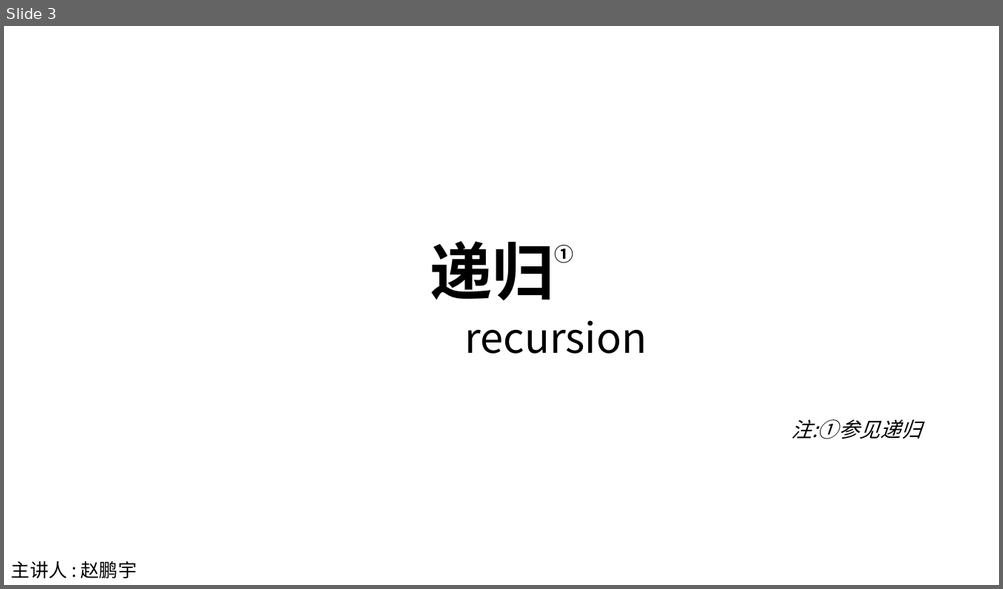
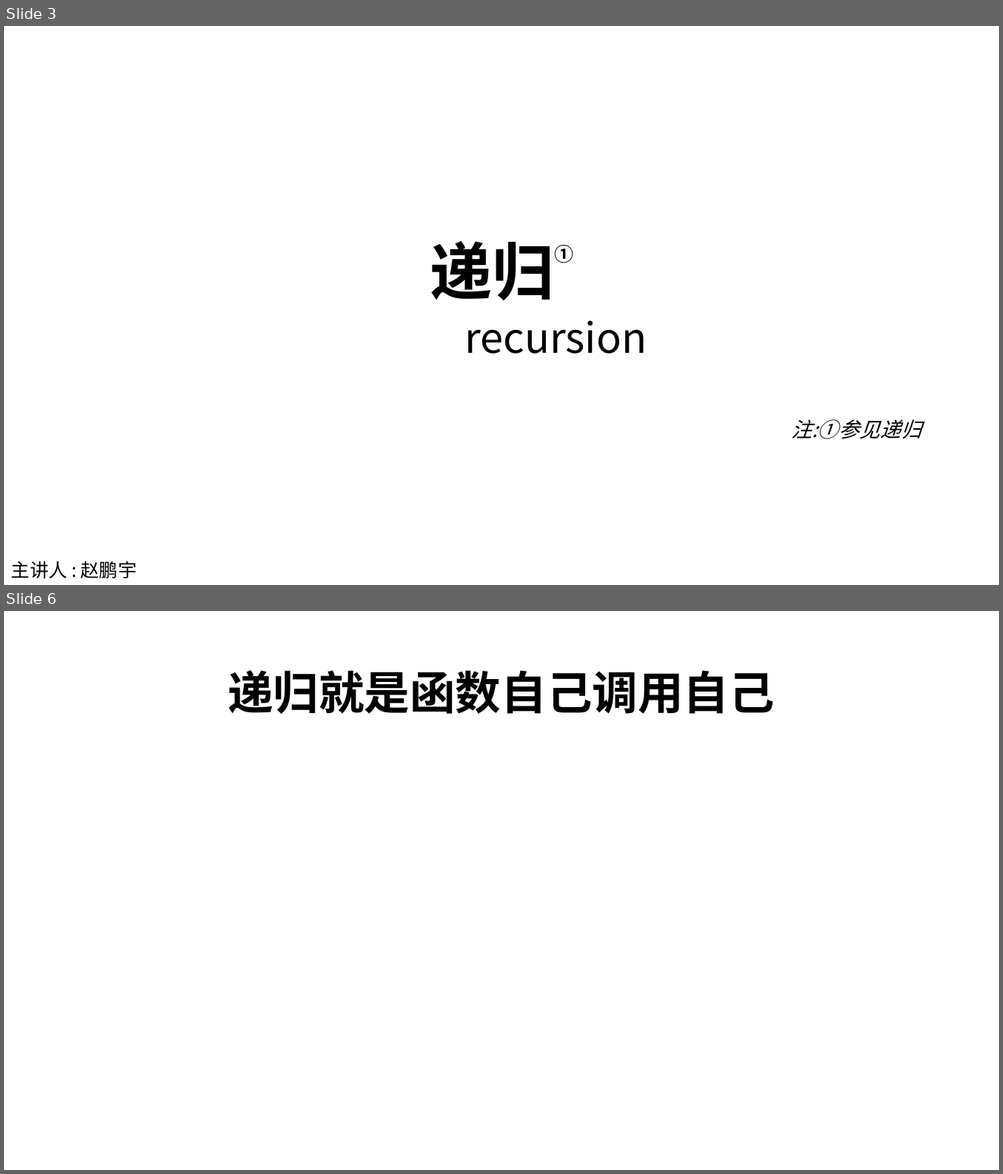
Before and after one commit to ZPYhiahiahia/nxjb-recursion-src, a slide deck: 递归.pptx. Shown one above the other, each under a label of ours: slide 3 before the commit, slides 3 and 6 after it; the slides between them are not shown. The pictures are 1003x589 and 1003x1174 pixels, drawn with LibreOffice and Linux fonts; fonts in the diff are those of the drawing; grey boxes stand for pictures. Boxes give left, top, right and bottom in pixels: in the first picture for what was removed or moved away, otherwise in the second. Text is boxed around its words. In the diff, an @@ line names an element or a change of style, - is before the commit and + after.

```diff
--- a/递归.pptx
+++ b/递归.pptx
@@ slide 6 added at bbox=[4, 611, 999, 1170], background #FFFFFF @@
@@ title added at bbox=[227, 670, 774, 714], 44 pt, text #000000, bold @@
+递归就是函数自己调用自己
```
Also in this commit, not shown: 1 slide changed, 3 other slides added, 3 other files.
